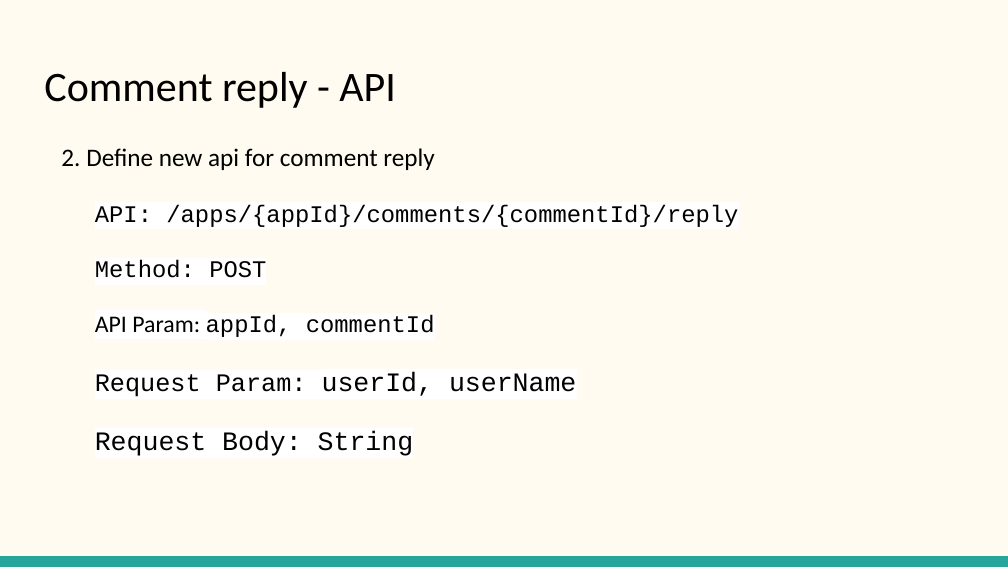
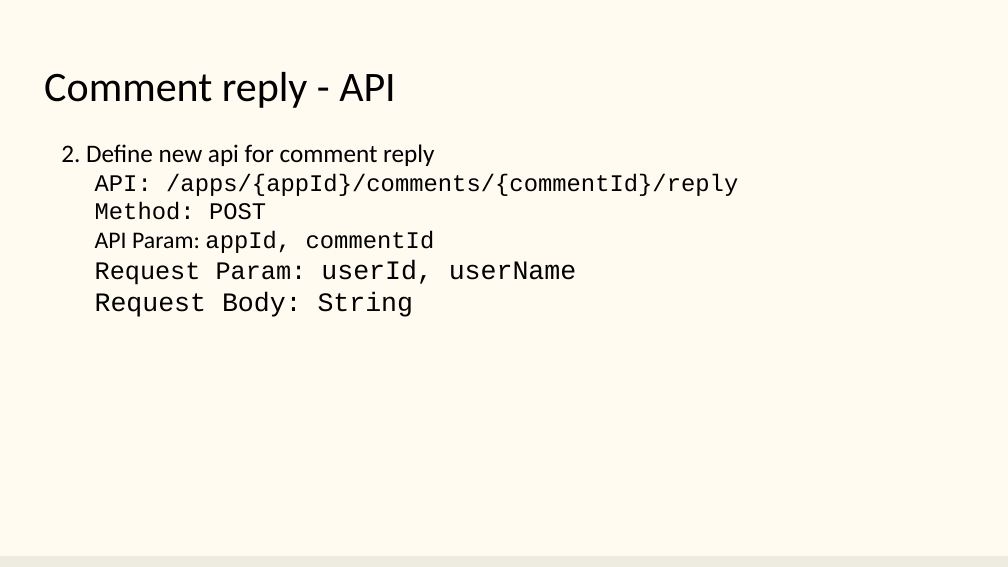
Before and after one commit to EdgeGallery/community, a slide deck: slide 12 of AppStore and Developer Joint PT/Release/Requirement analysis/appstore/Comment Feature.pptx (slide 11 before the commit). Drawn at 1008x567 pixels with LibreOffice and Linux fonts; fonts in the diff are those of the drawing. Boxes give left, top, right and bottom in pixels: in the first picture for what was removed or moved away, otherwise in the second. Text is boxed around its words. In the diff, an @@ line names an element or a change of style, - is before the commit and + after.

```diff
--- a/AppStore and Developer Joint PT/Release/Requirement analysis/appstore/Comment Feature.pptx
+++ b/AppStore and Developer Joint PT/Release/Requirement analysis/appstore/Comment Feature.pptx
@@ text "2. Define new api for ..." at (61, 144, 738, 317): highlight #FFFFFF to none in "API: /apps/{appId}/comments/{commentId}/reply", "Method: POST", "API Param: appId, commentId", "Request Param: userId, userName" and 1 more places; line spacing 1.15 to 1; less space between paragraphs; indent changed @@
@@ rectangle at (0, 556, 1008, 567): fill #26A69A to #EEECE1 @@
```
Also in this commit, not shown: 14 other slides changed, 1 slide added.
